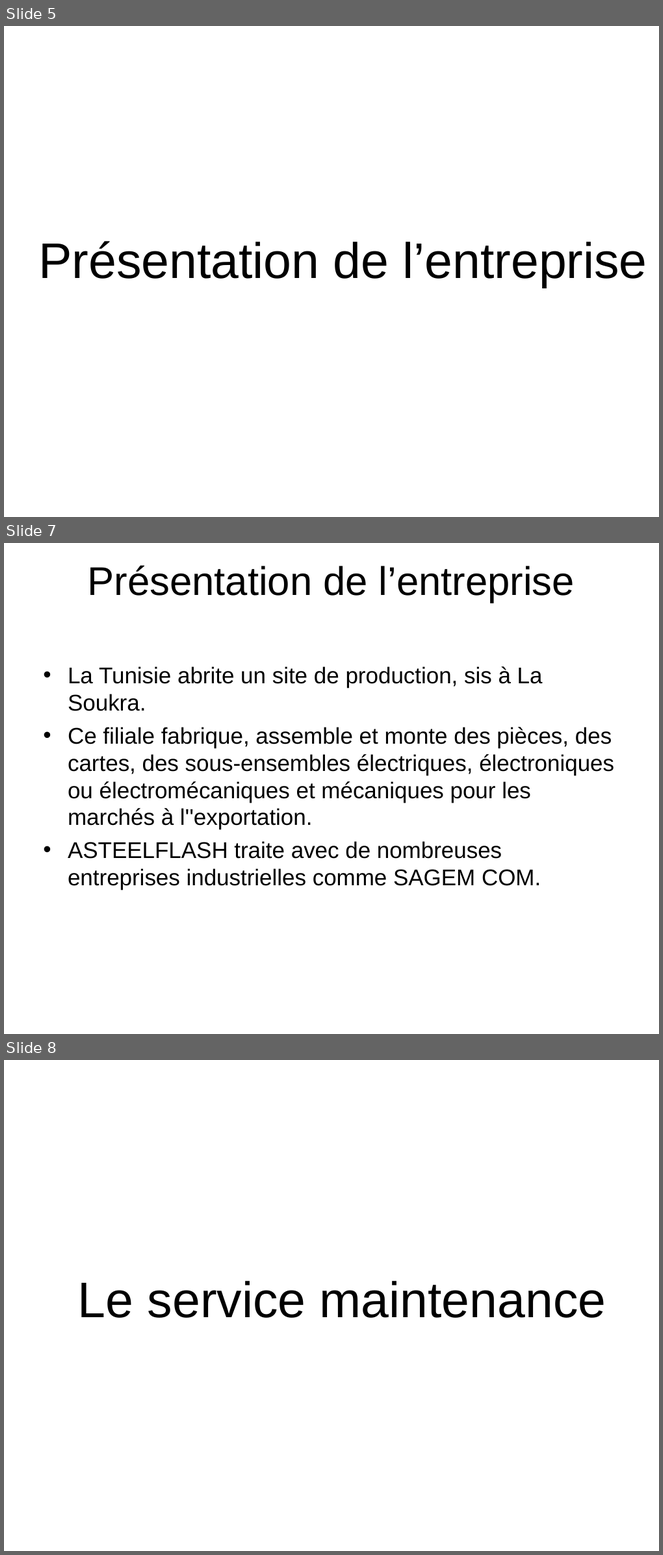
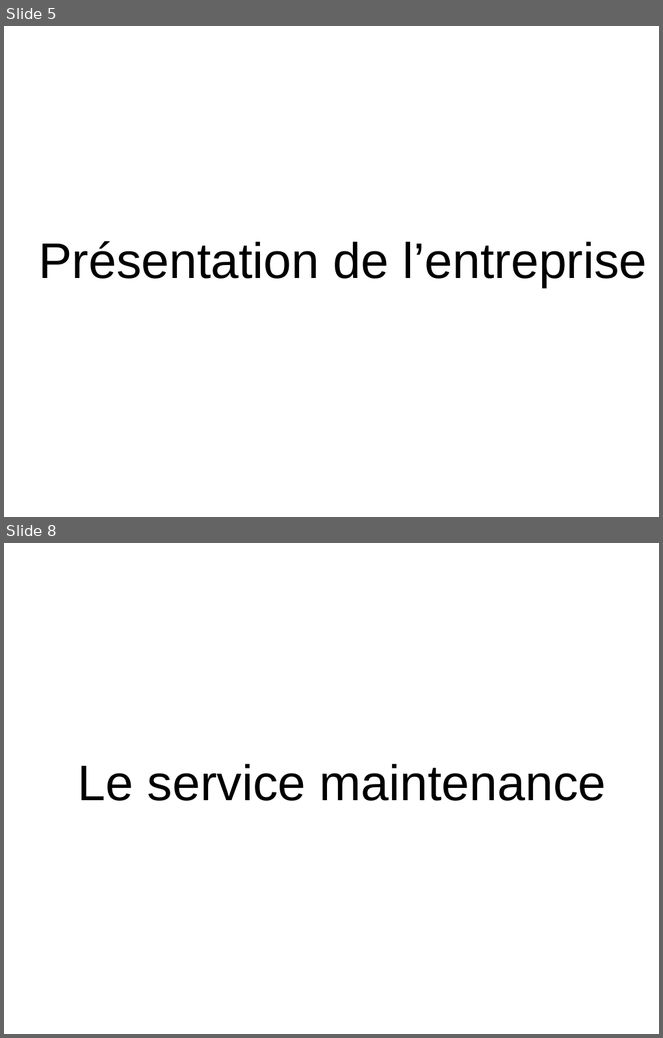
Before and after one commit to HabibAroua/Criminel_dep, a slide deck: documentation/presentation/P1/2734.ppt. Shown one above the other, each under a label of ours: slides 5, 7 and 8 before the commit, slides 5 and 8 after it; the slides between them are not shown. The pictures are 663x1555 and 663x1038 pixels, drawn with LibreOffice and Linux fonts; fonts in the diff are those of the drawing; background and template pictures are left out. Boxes give left, top, right and bottom in pixels: in the first picture for what was removed or moved away, otherwise in the second. Text is boxed around its words. In the diff, an @@ line names an element or a change of style, - is before the commit and + after.

```diff
--- a/documentation/presentation/P1/2734.ppt
+++ b/documentation/presentation/P1/2734.ppt
@@ slide 7 removed at box(4, 543, 659, 1034), background picture (left out) @@
@@ title removed at box(88, 565, 575, 603) @@
-Présentation de l’entreprise
@@ text removed at box(68, 667, 614, 890) @@
-• La Tunisie abrite un site de production, sis à La Soukra.
-• Ce filiale fabrique, assemble et monte des pièces, des cartes, des sous-ensembles électriques, électroniques ou électromécaniques et mécaniques pour les marchés à l''exportation.
-• ASTEELFLASH traite avec de nombreuses entreprises industrielles comme SAGEM COM.
```
Also in this commit, not shown: 1 slide changed, 2 slides added, 1 other slide removed.
